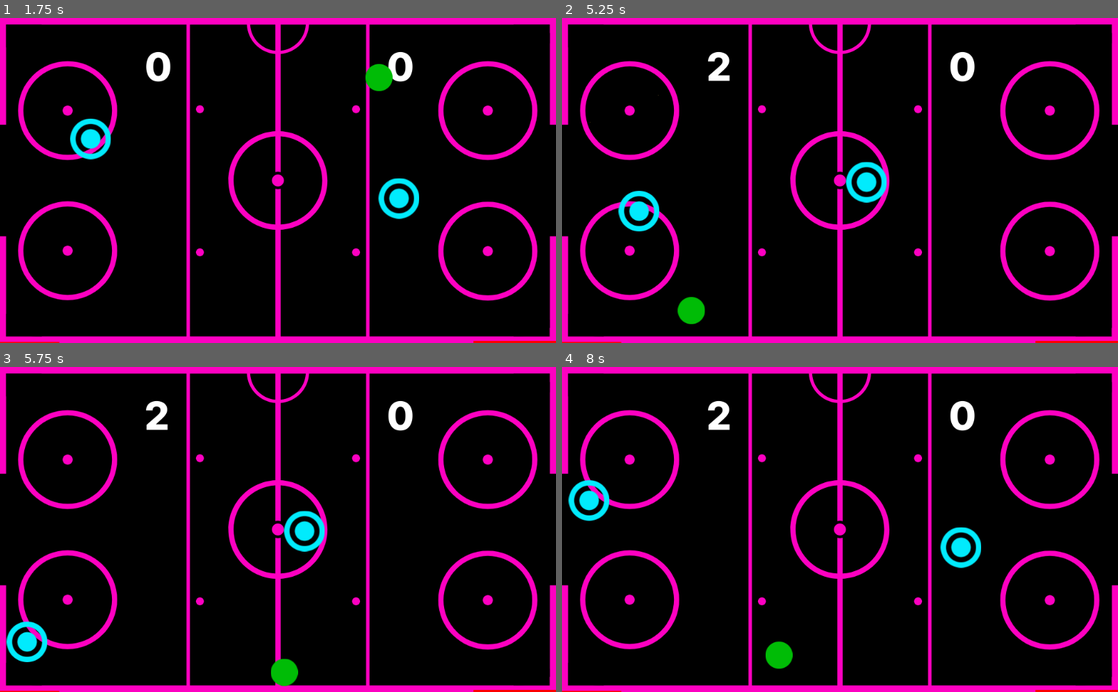
Above: before the commit, frames 1-4 (two rows, left to right).
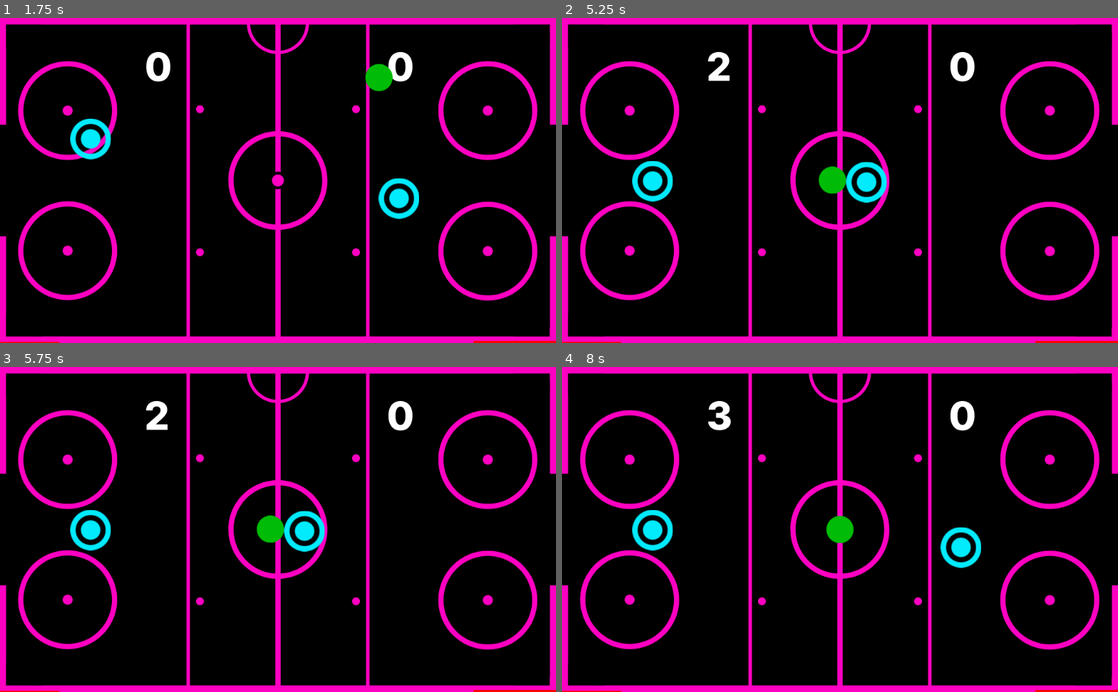
Above: after the commit, the same moments.

Repository: airpiazza/CS-4700-Pong
Game: Godot game, scene res://PongHockey/src/scenes/HockeyArena.tscn
Two runs of this game, one before a commit and one after it. Both use one fixed random seed, a clock stepped at 60 frames per second and the inputs below. This scene is started directly instead of the project's main scene.
Inputs (mouse positions are in pixels of both pictures, inside the frame that each line leads up to):
- Up to frame 1 (1.75 s): tap Enter at 0.5 s; move the mouse to (400, 164) at 0.52 s; hold Up (ui_up) 0.53-1.28 s; tap Space at 1.25 s; move the mouse to (166, 196) at 1.27 s; hold Down (ui_down) from 1.28 s (still down)
- Up to frame 2 (5.25 s): move the mouse to (895, 109) at 2.02 s; release Down (ui_down) at 2.03 s; hold Up (ui_up) 2.03-3.53 s; tap Enter at 2.75 s; move the mouse to (812, 245) at 2.77 s; tap Space at 3.5 s; move the mouse to (1006, 229) at 3.52 s; hold Down (ui_down) from 3.53 s (still down); move the mouse to (673, 131) at 4.27 s; move the mouse to (867, 180) at 5.02 s
- Up to frame 3 (5.75 s): keep holding Down (ui_down)
- Up to frame 4 (8 s): move the mouse to (756, 448) at 5.77 s; release Down (ui_down) at 5.78 s; hold Up (ui_up) from 5.78 s (still down); move the mouse to (962, 513) at 6.52 s; move the mouse to (728, 545) at 7.27 s

Frame 1 is identical in both runs. In frame 2, 1.7% of the frame differs, in the area x 5-52%, y 23-95%; in frame 3, 1.8%; in frame 4, 2.0%, in the area x 1-53%, y 10-93%.

Commit message:
fixed sticky mallet issue

Diff:
--- a/PongHockey/src/scenes/HockeyPuck.tscn
+++ b/PongHockey/src/scenes/HockeyPuck.tscn
@@ -14,7 +14,6 @@
 [node name="Puck" type="KinematicBody2D"]
 position = Vector2( 512, 296 )
 script = ExtResource( 2 )
-speed = 400.0
 
 [node name="PuckCollisionBody" type="CollisionShape2D" parent="."]
 shape = SubResource( 1 )
--- a/PongHockey/src/scripts/HockeyPuck.gd
+++ b/PongHockey/src/scripts/HockeyPuck.gd
@@ -13,6 +13,7 @@
 export var wait_factor = 6
 export var max_speed = 2000.0
 export var min_speed = 300.0
+var last_collider = null
 
 # Called when the node enters the scene tree for the first time.
 func _ready():
@@ -25,13 +26,19 @@
 	var ai_mallet = get_parent().get_node("AIMallet")
 	var collision = move_and_collide(velocity*delta)
 
-	if collision:
+	if last_collision_time >= wait_factor*delta and last_collider != null:
+		last_collider.disabled = false
+
+	if collision and (last_collision_time >= wait_factor*delta) and velocity != Vector2.ZERO:
+		velocity = velocity.bounce(collision.normal)
 		velocity += carryover*collision.collider_velocity #add mallet speed to puck\
-		velocity = velocity.bounce(collision.normal)
 		particles_track()
 		emitt_particles()
 		$hit_sound.play()
-		move_and_slide(velocity*delta)
+		last_collider = collision.get_collider().get_child(1)
+		if collision.get_collider().name != "TileMap":
+			collision.get_collider().get_child(1).disabled = true
+		last_collision_time = 0
 
 	if player_scored():
 		ai_mallet.position.x = 167
@@ -64,7 +71,7 @@
 			velocity.x = -min_speed
 		else:
 			velocity.x = min_speed
-	print(velocity.x)
+#	print(velocity.x)
 
 
 func spawn_puck():
